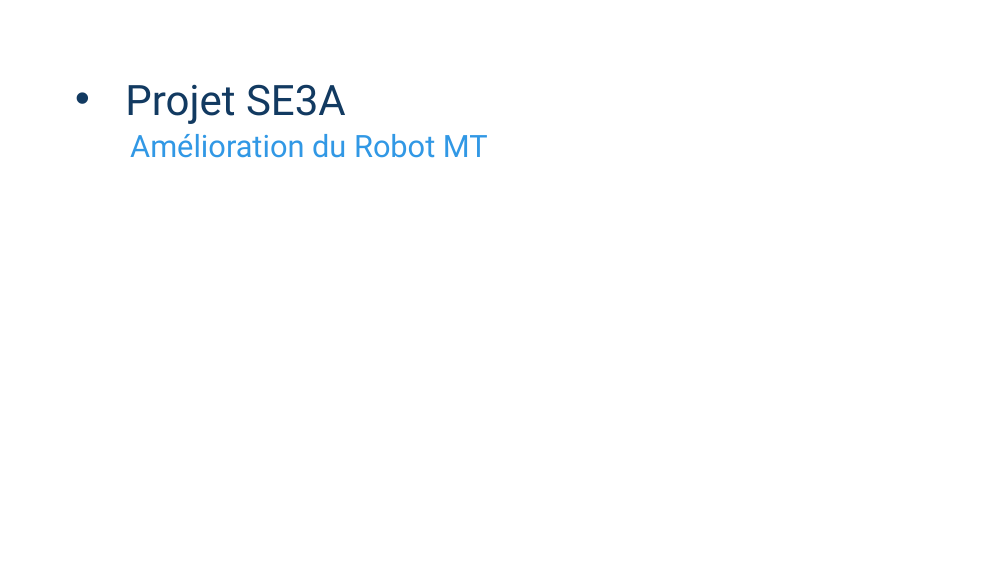
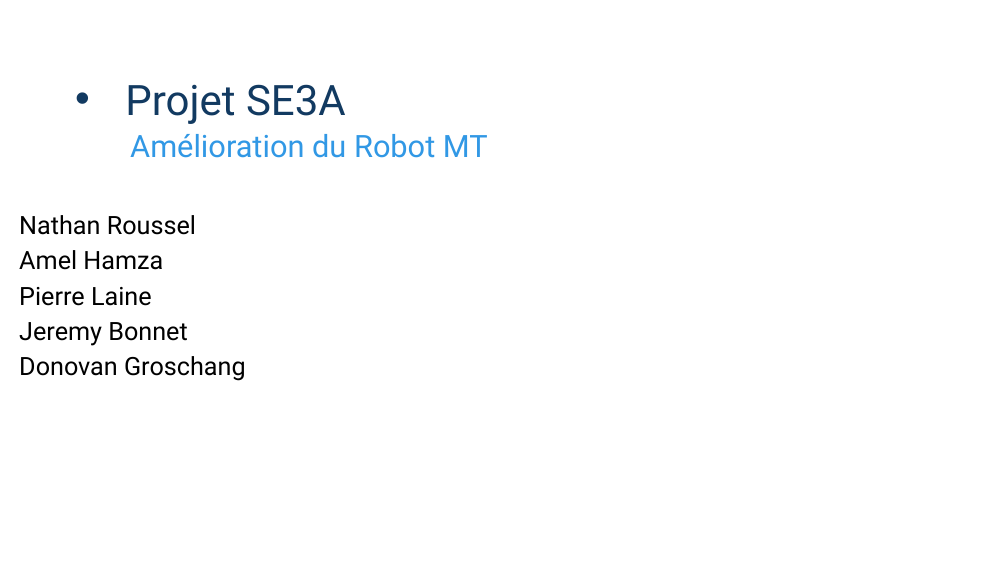
Before and after one commit to marc0bill/RobotMT, a slide deck: slide 1 of Trucs_utiles/Presentation/Projet SE3A.pptx. Drawn at 1008x567 pixels with LibreOffice and Linux fonts; fonts in the diff are those of the drawing; background and template pictures are left out. Boxes give left, top, right and bottom in pixels: in the first picture for what was removed or moved away, otherwise in the second. Text is boxed around its words. In the diff, an @@ line names an element or a change of style, - is before the commit and + after.

```diff
--- a/Trucs_utiles/Presentation/Projet SE3A.pptx
+++ b/Trucs_utiles/Presentation/Projet SE3A.pptx
@@ text added at <box>19,215,246,381</box>, 18 pt, text #000000 @@
+Nathan Roussel
+Amel Hamza
+Pierre Laine
+Jeremy Bonnet
+Donovan Groschang
```
Also in this commit, not shown: 1 other slide changed, 1 slide removed, 1 other file.
